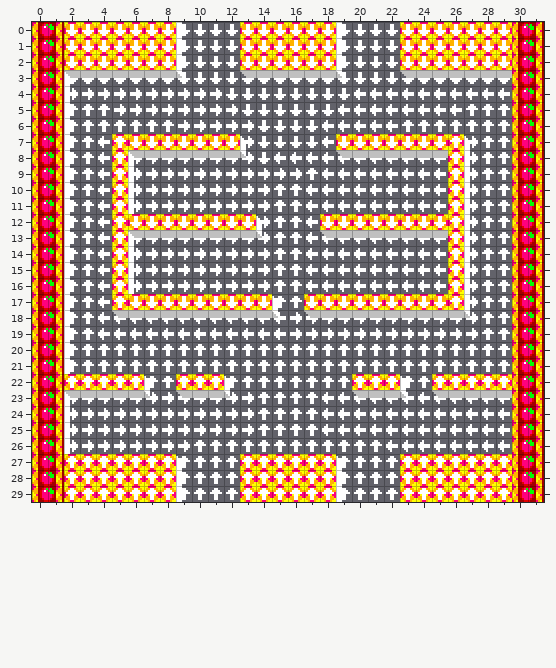
Tiled map -- BubbleBobble/TiledData/Levels/Lvl3.tmx. The picture above was drawn from the file before the commit.
Cells are 8x8 px. Shown: x 0..31, y 0..29.
After the commit:
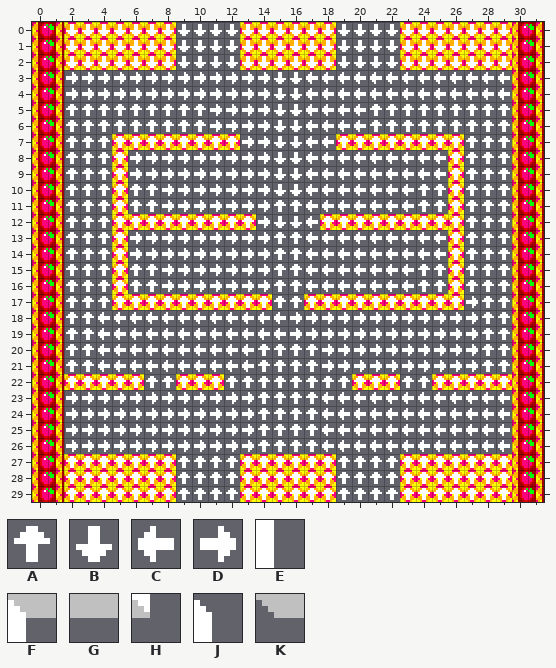
Key: from "Directions": A 0, B 1, C 2, D 3; from "MapShadowsTileSet": E 0, F 1, G 2, H 3, J 4, K 5.
_ is an empty cell.
What changed:
Layer "DirectionalLayer":
y 3: x 2..14 BBBBBBBBBBBBB -> DDDDDDDDDDDDD; x 17..29 BBBBBBBBBBBBB -> CCCCCCCCCCCCC
y 4: x 12..14 BBB -> DDD; x 17..19 BBB -> CCC
y 5: x 5..10 DDDDDD -> AAAAAA; x 13..14 BB -> DD; x 17..18 BB -> CC; x 21..26 CCCCCC -> AAAAAA
y 6: x 9..10 DD -> AA; x 14 B -> D; x 17 B -> C; x 21..22 CC -> AA
y 7: x 4 C -> A; x 6..12 BBBBBBB -> AAAAAAA; x 14 B -> D; x 17 B -> C; x 19..25 BBBBBBB -> AAAAAAA; x 27 D -> A
y 8: x 4 C -> A; x 14..16 BCC -> DBB; x 27 D -> A
y 9: x 4 C -> A; x 15..17 DDA -> BBC; x 27 D -> A
y 10: x 4 C -> A; x 6..7 DD -> AA; x 15..16 AA -> BB; x 24..25 CC -> AA; x 27 D -> A
y 11: x 4 C -> A; x 6..7 DD -> AA; x 24..25 CC -> AA; x 27 D -> A
y 12: x 4 C -> A; x 6..13 BBBBBBBB -> AAAAAAAA; x 15..16 AA -> BB; x 18..25 BBBBBBBB -> AAAAAAAA; x 27 D -> A
y 13..14: x 4 C -> A; x 27 D -> A
y 15..16: x 4 C -> A; x 6..7 DD -> AA; x 24..25 CC -> AA; x 27 D -> A
y 17: x 4 C -> A; x 6..14 BBBBBBBBB -> AAAAAAAAA; x 17..25 BBBBBBBBB -> AAAAAAAAA
y 20..21: x 4..13 AAAAAAAAAA -> CCCCCCCCCC; x 18..27 AAAAAAAAAA -> DDDDDDDDDD
y 26: x 10..13 AAAA -> DDDD; x 18..21 AAAA -> CCCC
Layer "ShadowLayer" (now hidden):
y 0..2: x 9 E -> _; x 19 E -> _
y 3: x 2..9 FGGGGGGH -> ________; x 13..19 KGGGGGH -> _______; x 23..29 KGGGGGG -> _______
y 4..6: x 2 E -> _
y 7: x 2 E -> _; x 13 J -> _; x 27 J -> _
y 8: x 2 E -> _; x 6..13 FGGGGGGH -> ________; x 19..25 KGGGGGG -> _______; x 27 E -> _
y 9..11: x 2 E -> _; x 6 E -> _; x 27 E -> _
y 12: x 2 E -> _; x 14 J -> _; x 27 E -> _
y 13: x 2 E -> _; x 6..14 FGGGGGGGH -> _________; x 18..25 KGGGGGGG -> ________; x 27 E -> _
y 14..16: x 2 E -> _; x 6 E -> _; x 27 E -> _
y 17: x 2 E -> _; x 15 J -> _; x 27 E -> _
y 18: x 2 E -> _; x 5..15 KGGGGGGGGGH -> ___________; x 17..27 KGGGGGGGGGH -> ___________
y 19..21: x 2 E -> _
y 22: x 7 J -> _; x 12 J -> _; x 23 J -> _
y 23: x 2..7 FGGGGH -> ______; x 9..12 KGGH -> ____; x 20..23 KGGH -> ____; x 25..29 KGGGG -> _____
y 24..26: x 2 E -> _
y 27: x 9 J -> _; x 19 J -> _
y 28..29: x 9 E -> _; x 19 E -> _
Where, in picture pixels (left, top, right, bottom), the same in both pictures:
changed: (64, 22, 512, 502)
